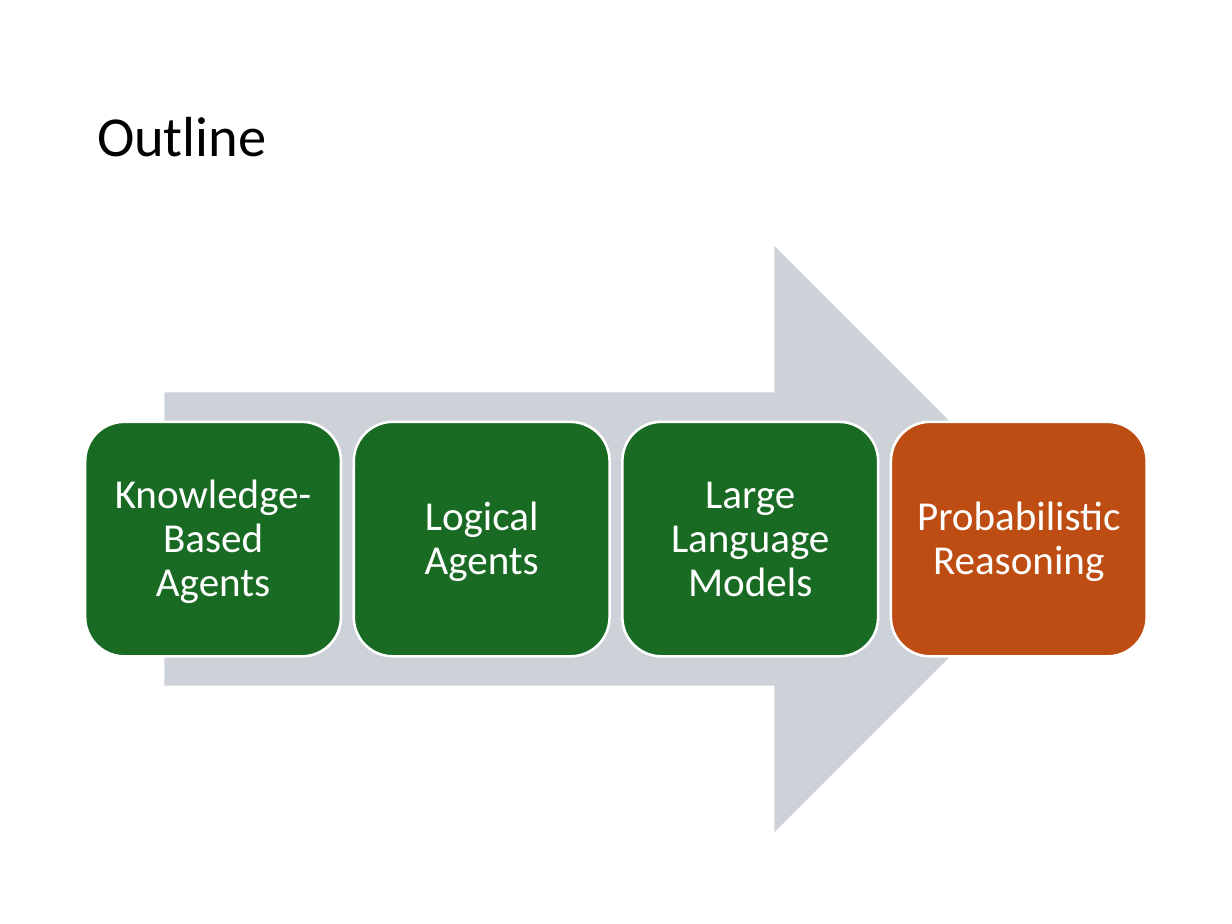
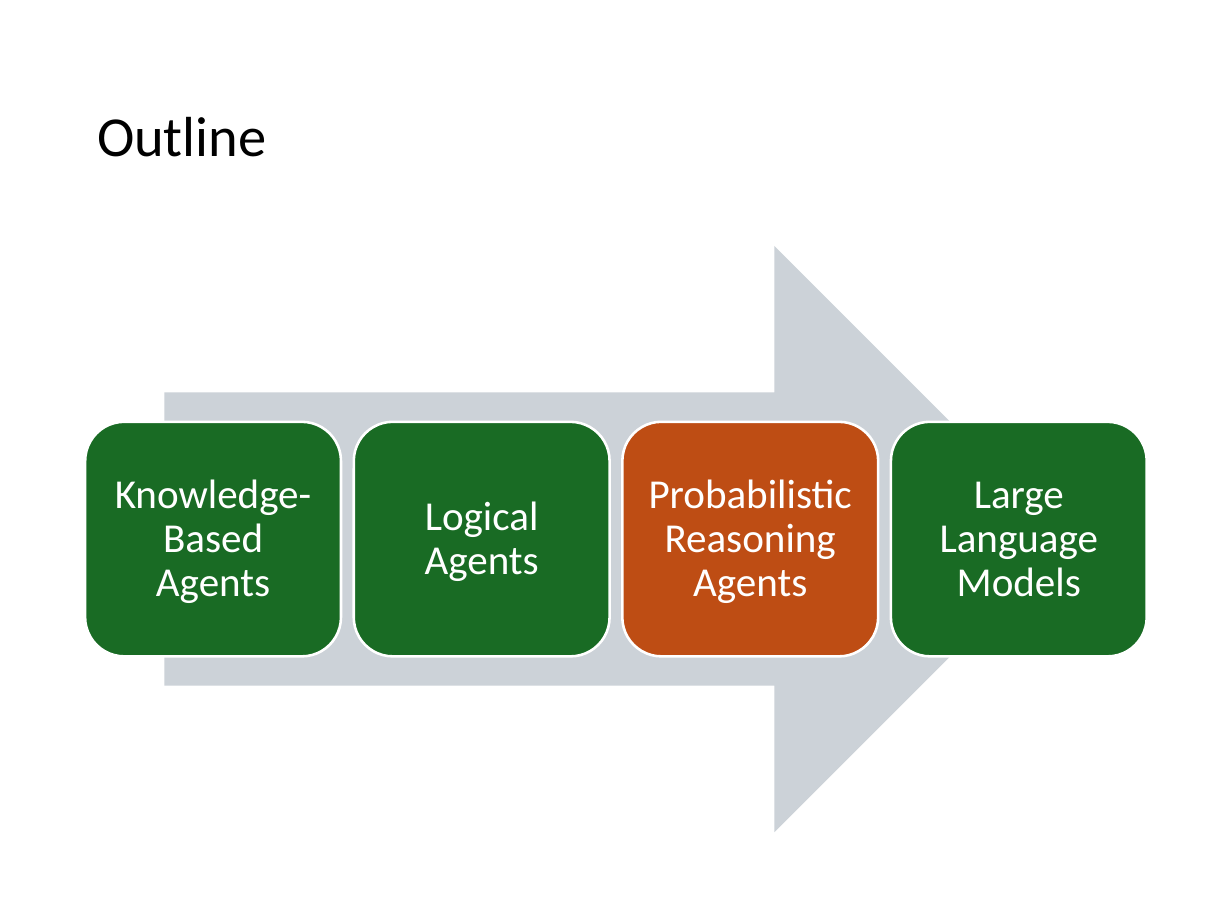
Before and after one commit to mhahsler/CS7320-AI, a slide deck: slide 9 of slides/07_knowledge-based.pptx (slide 15 before the commit). Drawn at 1232x924 pixels with LibreOffice and Linux fonts; fonts in the diff are those of the drawing. Boxes give left, top, right and bottom in pixels: in the first picture for what was removed or moved away, otherwise in the second. Text is boxed around its words. In the diff, an @@ line names an element or a change of style, - is before the commit and + after.

```diff
--- a/slides/07_knowledge-based.pptx
+++ b/slides/07_knowledge-based.pptx
@@ rounded rectangle at [622,421,878,655]: fill #196B24 to #BE4D14 @@
@@ rounded rectangle at [891,421,1147,655]: fill #BE4D14 to #196B24 @@
@@ text "Large Language Models": place and size @@
-text "Large Language Models" at [671,481,829,597]
+text "Large Language Models" at [940,481,1098,597]
@@ text at [649,479,852,603]: text changed @@
-Probabilistic Reasoning
+Probabilistic Reasoning Agents
```
Also in this commit, not shown: 5 other slides changed, 19 other files.
